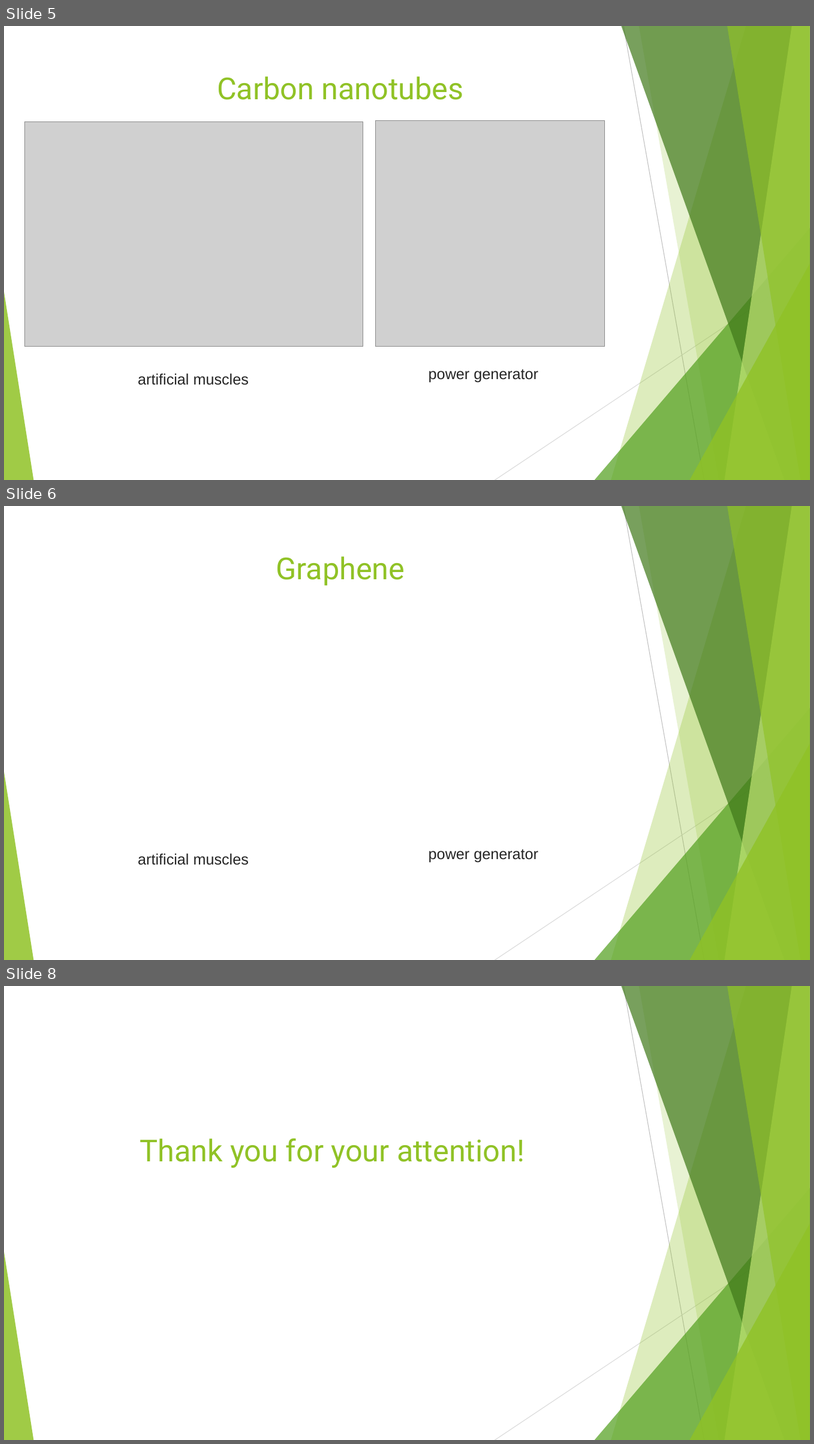
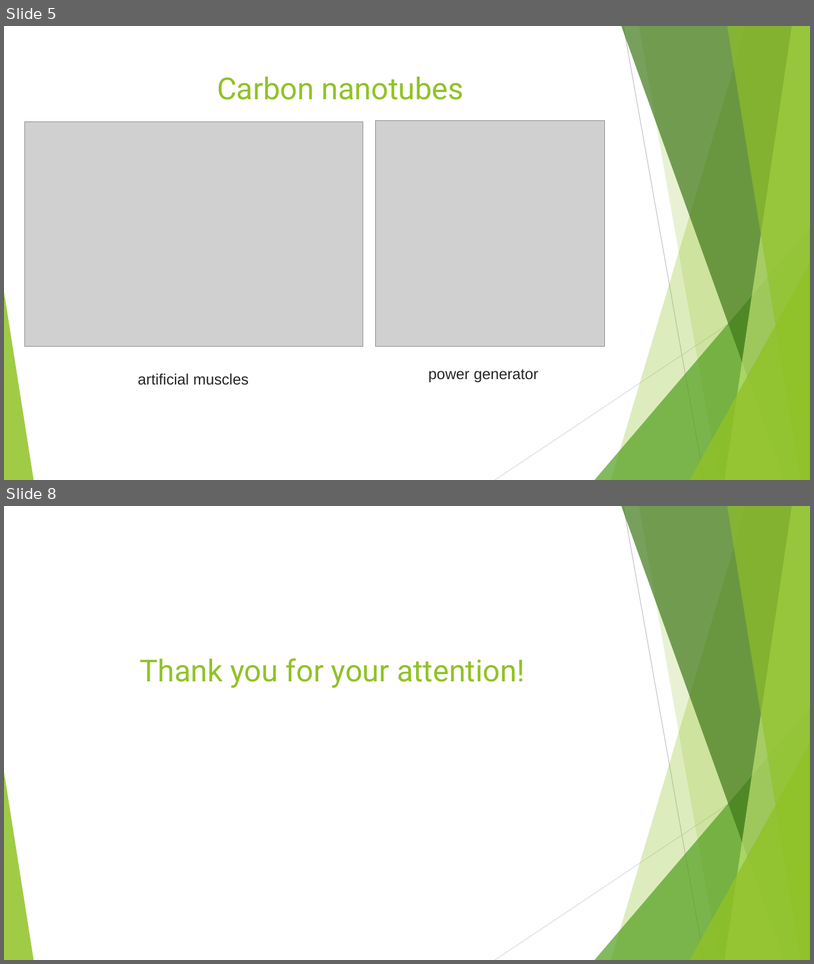
Before and after one commit to Vlad-ole/Presentations, a slide deck: News/News.pptx. Shown one above the other, each under a label of ours: slides 5, 6 and 8 before the commit, slides 5 and 8 after it; the slides between them are not shown. The pictures are 814x1444 and 814x964 pixels, drawn with LibreOffice and Linux fonts; fonts in the diff are those of the drawing; grey boxes stand for pictures. Boxes give left, top, right and bottom in pixels: in the first picture for what was removed or moved away, otherwise in the second. Text is boxed around its words. In the diff, an @@ line names an element or a change of style, - is before the commit and + after.

```diff
--- a/News/News.pptx
+++ b/News/News.pptx
@@ slide 6 removed at [4, 506, 810, 960], background #FFFFFF; not listed: 10 template elements that a slide beside it also shows @@
@@ title removed at [276, 556, 405, 586] @@
-Graphene
@@ text removed at [138, 853, 249, 865] @@
-artificial muscles
@@ text removed at [429, 849, 539, 862] @@
-power generator
```
Also in this commit, not shown: 2 slides changed, 1 slide added, 1 other file.
